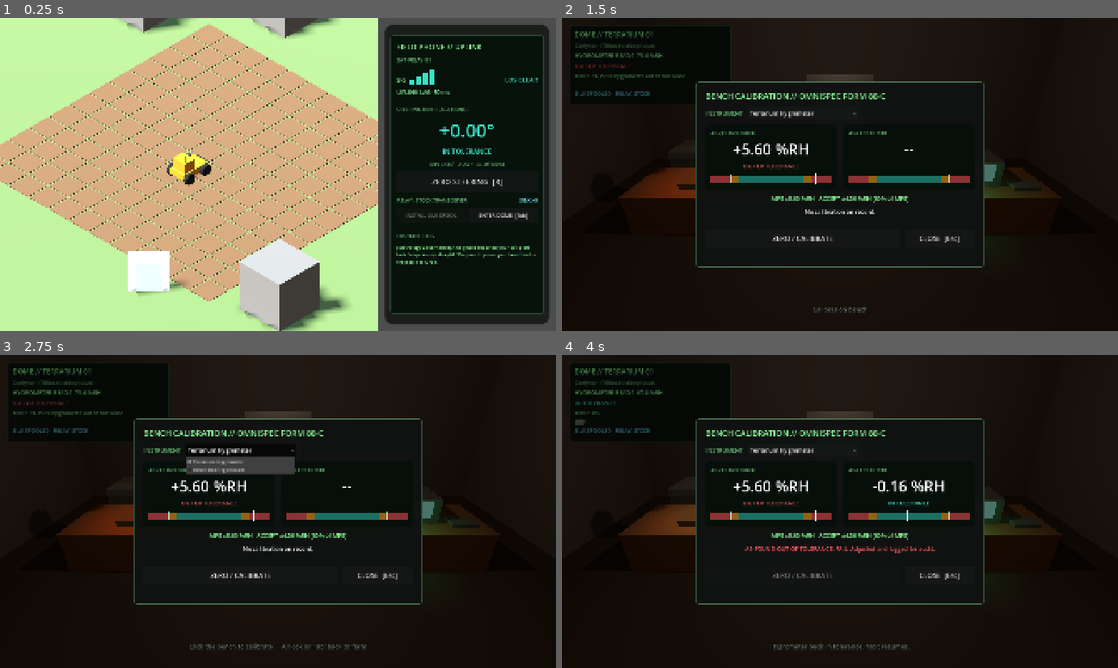
Above: before the commit, frames 1-4 (two rows, left to right).
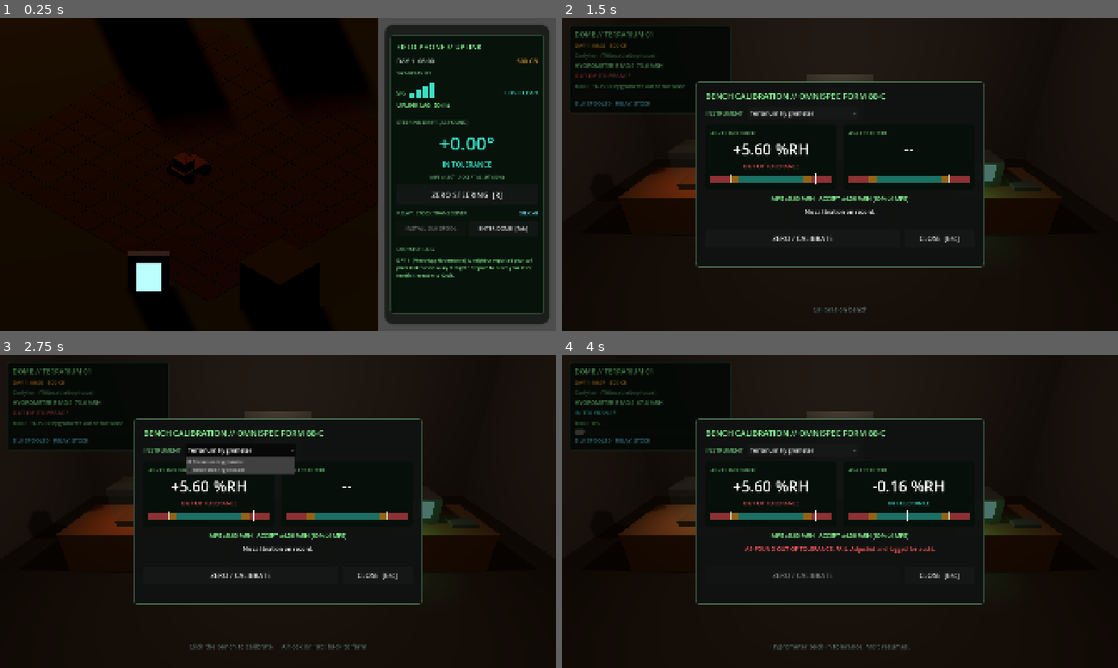
Above: after the commit, the same moments.

Repository: xlockeddown-glitch/out-of-spec
Game: Godot game, scene res://scenes/main_farm.tscn
The game is run twice, just before and just after one commit, with the same random seed, the same clock (stepped at 60 frames per second) and the same inputs.
Inputs (mouse positions are in pixels of both pictures, inside the frame that each line leads up to):
- Up to frame 1 (0.25 s): no input
- Up to frame 2 (1.5 s): click "ENTER DOME [Tab]" at 0.5 s; tap Enter at 1.25 s; move the mouse to (962, 158) at 1.27 s; hold D (rover_steer_right) from 1.28 s (still down); tap Space (rover_till) at 1.35 s; click (962, 158) at 1.42 s
- Up to frame 3 (2.75 s): release D (rover_steer_right) at 2 s; click "Terrarium Hygrometer" at 2 s
- Up to frame 4 (4 s): click "ZERO / CALIBRATE" at 2.75 s; move the mouse to (728, 527) at 3.52 s; hold S (rover_reverse) from 3.53 s (still down); tap R (rover_zero_steering) at 3.6 s

The runs differ from the first frame. In frame 1, 72% of the frame differs, in the area x 0-97%, y 0-100%; in frame 2, 1.1%; in frame 3, 1.1%; in frame 4, 0.8%.

Commit message:
Week 3: day clock, morning dispatches, audits, drop-pod
- GameClock: days run 06:00 to 06:00 (12 real min/day), day_started each
  morning, format_now(); debug F9 skips to the next morning
- GameState: credits (data/economy.json), persistent phone log, one morning
  dispatch per day (no repeats until the deck is used), audit every 5th
  morning (audit_schedule in sensor_drift_config.json)
- AuditEngine: as-found check of each instrument vs MPE; fines from
  compliance_fine (base + per excess ratio + capped repeat surcharge, capped
  total); traceability count of calibrations since the last audit
- Farm: DayNight sun (dawn/noon/dusk/moon, sky + ambient), DropPod with
  AUD-1T lands on audit mornings and leaves at 18:00; phone shows clock and
  credits and replays the phone log after scene swaps
- Dome: clock and credits line; phone messages show as toasts

Co-Authored-By: Claude Opus 5.5 <noreply@anthropic.com>
Claude-Session: https://claude.ai/code/session_01BofB6MbKLctUdnYN5tTGLe

Diff:
--- /dev/null
+++ b/data/economy.json
@@ -0,0 +1,4 @@
+{
+  "starting_credits": 500,
+  "_note": "Placeholder balance until crops sell (Week 4+). Audit fines come out of this."
+}
--- a/data/sensor_drift_config.json
+++ b/data/sensor_drift_config.json
@@ -40,5 +40,10 @@
     "repeat_surcharge_credits": 25,
     "max_repeat_surcharge_credits": 100,
     "max_fine_credits": 350
+  },
+  "audit_schedule": {
+    "cadence_days": 5,
+    "drop_pod_departs_hour": 18,
+    "_note": "Inspector Vance + AUD-1T land every 5th morning (docs/canon.md). Departure hour is a placeholder."
   }
 }
--- a/scenes/dome_interior.tscn
+++ b/scenes/dome_interior.tscn
@@ -289,7 +289,7 @@
 offset_left = 24.0
 offset_top = 24.0
 offset_right = 584.0
-offset_bottom = 300.0
+offset_bottom = 330.0
 theme_override_styles/panel = SubResource("StyleBoxFlat_status")
 
 [node name="VBox" type="VBoxContainer" parent="UI/StatusPanel"]
@@ -301,6 +301,12 @@
 theme_override_colors/font_color = Color(0.55, 1, 0.6, 1)
 theme_override_font_sizes/font_size = 24
 text = "DOME // TERRARIUM 01"
+
+[node name="ClockLabel" type="Label" parent="UI/StatusPanel/VBox"]
+unique_name_in_owner = true
+layout_mode = 2
+theme_override_colors/font_color = Color(0.96, 0.65, 0.14, 1)
+theme_override_font_sizes/font_size = 18
 
 [node name="SpeciesLabel" type="Label" parent="UI/StatusPanel/VBox"]
 unique_name_in_owner = true
--- a/scenes/main_farm.tscn
+++ b/scenes/main_farm.tscn
@@ -7,6 +7,8 @@
 [ext_resource type="Script" uid="uid://bbl4ndy88s6ud" path="res://scripts/camera/iso_camera.gd" id="5_cam"]
 [ext_resource type="PackedScene" path="res://ui/field_phone_hud.tscn" id="6_hud"]
 [ext_resource type="Script" path="res://scripts/world/clickable.gd" id="7_click"]
+[ext_resource type="Script" path="res://scripts/world/day_night.gd" id="8_daynight"]
+[ext_resource type="Script" path="res://scripts/world/drop_pod.gd" id="9_pod"]
 
 [sub_resource type="ProceduralSkyMaterial" id="SkyMat"]
 
@@ -42,6 +44,17 @@
 emission_enabled = true
 emission = Color(0.3, 0.85, 1, 1)
 emission_energy_multiplier = 2.0
+
+[sub_resource type="StandardMaterial3D" id="MatPod"]
+albedo_color = Color(0.78, 0.42, 0.16, 1)
+metallic = 0.4
+roughness = 0.5
+
+[sub_resource type="StandardMaterial3D" id="MatAmberGlow"]
+albedo_color = Color(0.96, 0.65, 0.14, 1)
+emission_enabled = true
+emission = Color(0.96, 0.65, 0.14, 1)
+emission_energy_multiplier = 3.0
 
 [sub_resource type="BoxShape3D" id="AirlockShape"]
 size = Vector3(3, 3, 1.2)
@@ -68,9 +81,11 @@
 [node name="WorldEnvironment" type="WorldEnvironment" parent="WorldView/WorldViewport/World" unique_id=207294089]
 environment = SubResource("Env")
 
-[node name="Sun" type="DirectionalLight3D" parent="WorldView/WorldViewport/World" unique_id=245484382]
+[node name="Sun" type="DirectionalLight3D" parent="WorldView/WorldViewport/World" unique_id=245484382 node_paths=PackedStringArray("environment_node")]
 transform = Transform3D(0.8660254, 0.38302222, -0.32139382, 0, 0.64278764, 0.76604444, 0.5, -0.66341394, 0.5566704, 0, 0, 0)
 shadow_enabled = true
+script = ExtResource("8_daynight")
+environment_node = NodePath("../WorldEnvironment")
 
 [node name="IsoCamera" type="Camera3D" parent="WorldView/WorldViewport/World" unique_id=548626872 node_paths=PackedStringArray("target")]
 current = true
@@ -147,6 +162,49 @@
 position = Vector3(0, 1.25, 0.12)
 size = Vector3(1.8, 2.3, 0.15)
 material = SubResource("MatCyanGlow")
+
+[node name="DropPod" type="Node3D" parent="WorldView/WorldViewport/World" node_paths=PackedStringArray("drone")]
+visible = false
+position = Vector3(-3, 0, 13.5)
+script = ExtResource("9_pod")
+drone = NodePath("AUD1T")
+
+[node name="Hull" type="CSGCylinder3D" parent="WorldView/WorldViewport/World/DropPod"]
+position = Vector3(0, 1.2, 0)
+radius = 1.0
+height = 2.4
+sides = 10
+material = SubResource("MatPod")
+
+[node name="Nose" type="CSGCylinder3D" parent="WorldView/WorldViewport/World/DropPod"]
+position = Vector3(0, 2.9, 0)
+radius = 1.0
+height = 1.0
+sides = 10
+cone = true
+material = SubResource("MatPod")
+
+[node name="Hatch" type="CSGBox3D" parent="WorldView/WorldViewport/World/DropPod"]
+position = Vector3(0, 1.1, 0.95)
+size = Vector3(0.9, 1.5, 0.12)
+material = SubResource("MatAmberGlow")
+
+[node name="AUD1T" type="Node3D" parent="WorldView/WorldViewport/World/DropPod"]
+position = Vector3(1.9, 2.4, 0.6)
+
+[node name="Body" type="CSGSphere3D" parent="WorldView/WorldViewport/World/DropPod/AUD1T"]
+radius = 0.4
+material = SubResource("MatRelay")
+
+[node name="Eye" type="CSGSphere3D" parent="WorldView/WorldViewport/World/DropPod/AUD1T"]
+position = Vector3(0.12, 0, 0.3)
+radius = 0.14
+material = SubResource("MatAmberGlow")
+
+[node name="EyeLight" type="OmniLight3D" parent="WorldView/WorldViewport/World/DropPod/AUD1T"]
+position = Vector3(0.2, 0, 0.6)
+light_color = Color(0.96, 0.65, 0.14, 1)
+omni_range = 3.0
 
 [node name="SatelliteRelay" type="Node3D" parent="WorldView/WorldViewport/World" unique_id=2137581624 node_paths=PackedStringArray("uplink_point", "beacon", "spool_visual")]
 transform = Transform3D(1, 0, 0, 0, 1, 0, 0, 0, 1, -70, 0, -70)
--- a/scripts/autoload/DataManager.gd
+++ b/scripts/autoload/DataManager.gd
@@ -25,6 +25,7 @@
 	&"sensor_drift_config": "res://data/sensor_drift_config.json",
 	&"dialogue_dispatches": "res://data/dialogue_dispatches.json",
 	&"items": "res://data/items.json",
+	&"economy": "res://data/economy.json",
 }
 
 ## Table -> { section -> required fields (besides "id") }.
@@ -44,6 +45,7 @@
 	},
 	&"sensor_drift_config": {},
 	&"items": {},
+	&"economy": {},
 }
 
 var is_loaded: bool = false
--- a/scripts/autoload/GameClock.gd
+++ b/scripts/autoload/GameClock.gd
@@ -1,32 +1,59 @@
 extends Node
 ## In-game time. Autoloaded as `GameClock`.
 ##
-## Week 2: just a running day counter so time-based drift has a source.
-## Week 3 grows this into the morning-to-night cycle (dispatch timing, etc.).
+## A day runs morning to morning: day 1 starts at DAY_START_HOUR (06:00) and
+## each new day starts at the next 06:00, when `day_started` fires (dispatches,
+## audits). Time-based drift is fed from `time_advanced`.
 
 ## Emitted every frame the clock runs, with the in-game days that elapsed.
 signal time_advanced(delta_days: float)
+## Fires at each morning after day 1 (day 1 is "already started" at boot).
 signal day_started(day_index: int)
 
-## Real seconds per in-game day. Placeholder until the Week 3 day loop.
-var seconds_per_day: float = 600.0
+const DAY_START_HOUR: float = 6.0
+## Real seconds per in-game day. Stardew-style pacing; tune by feel.
+const DEFAULT_SECONDS_PER_DAY: float = 720.0
+
+var seconds_per_day: float = DEFAULT_SECONDS_PER_DAY
 var paused: bool = false
 
-## Days since the save started. Day 1 begins at 0.0.
+## Days since the save started. 0.0 = day 1, 06:00.
 var elapsed_days: float = 0.0
 
 
 func _process(delta: float) -> void:
 	if paused or seconds_per_day <= 0.0:
 		return
-	var delta_days: float = delta / seconds_per_day
+	advance(delta / seconds_per_day)
+
+
+## Moves time forward. Drift, molt and day_started all follow from this.
+func advance(delta_days: float) -> void:
+	if delta_days <= 0.0:
+		return
 	var previous_day: int = get_day_index()
 	elapsed_days += delta_days
 	time_advanced.emit(delta_days)
-	if get_day_index() != previous_day:
-		day_started.emit(get_day_index())
+	for day: int in range(previous_day + 1, get_day_index() + 1):
+		day_started.emit(day)
+
+
+## Debug helper: jump to the next 06:00. Sensors drift for the skipped time.
+func skip_to_next_morning() -> void:
+	advance(float(get_day_index()) - elapsed_days)
 
 
 ## 1-based day number.
 func get_day_index() -> int:
 	return floori(elapsed_days) + 1
+
+
+## Hours since midnight, 0.0 to 24.0.
+func get_hour() -> float:
+	return fmod(DAY_START_HOUR + fmod(elapsed_days, 1.0) * 24.0, 24.0)
+
+
+## "DAY 3  14:20"
+func format_now() -> String:
+	var hour: float = get_hour()
+	return "DAY %d  %02d:%02d" % [get_day_index(), floori(hour), floori(fmod(hour, 1.0) * 60.0)]
--- a/scripts/autoload/GameState.gd
+++ b/scripts/autoload/GameState.gd
@@ -9,6 +9,10 @@
 signal silk_changed(spools: int)
 signal relay_changed(slotted: bool)
 signal calibration_recorded(record: Dictionary)
+signal phone_message(text: String)
+signal credits_changed(credits: int)
+signal audit_completed(report: Dictionary)
+signal drop_pod_changed(present: bool)
 
 enum MoltStage { ACTIVE, PRE_MOLT, MOLTED }
 
@@ -16,6 +20,14 @@
 const HYGROMETER_ID: String = "hygrometer"
 const SPECIES_TABLE: StringName = &"tarantula_species"
 const ITEMS_TABLE: StringName = &"items"
+const ECONOMY_TABLE: StringName = &"economy"
+const DRIFT_TABLE: StringName = &"sensor_drift_config"
+const DISPATCH_TABLE: StringName = &"dialogue_dispatches"
+const PHONE_LOG_MAX: int = 40
+const INSTRUMENT_NAMES: Dictionary = {
+	"rover_steering_encoder": "Steering",
+	"hygrometer": "Hygrometer",
+}
 
 # --- Playtest tuning (Week 2 board: keep the loop under two minutes) ---------
 ## Seconds for a full molt while the hygrometer stays within MPE.
@@ -47,6 +59,21 @@
 ## Instrument id -> most recent record (convenience view of cal_log).
 var last_cal_records: Dictionary = {}
 
+## Credits (MegaCorp scrip). Fines come out of this; can go negative.
+var credits: int = 0
+## Phone messages that should survive scene swaps (dispatches, audits).
+var phone_log: Array[String] = []
+## One report per audit (see AuditEngine.evaluate).
+var audit_log: Array[Dictionary] = []
+## instrument_id -> number of audits that fined it (repeat surcharge).
+var offence_counts: Dictionary = {}
+## True from an audit morning until the pod departs that evening.
+var drop_pod_present: bool = false
+var _drop_pod_day: int = 0
+
+var _cal_index_at_last_audit: int = 0
+var _dispatch_deck: Array[Dictionary] = []
+
 ## Farm persistence across swaps.
 var rover_transform: Transform3D = Transform3D.IDENTITY
 var has_rover_transform: bool = false
@@ -61,6 +88,16 @@
 	hygrometer.max_error = hygrometer.mpe * MAX_ERROR_MPE_MULTIPLE
 	hygrometer.error = hygrometer.mpe * HYGROMETER_START_ERROR_RATIO
 	GameClock.time_advanced.connect(_on_time_advanced)
+	GameClock.day_started.connect(_on_day_started)
+	credits = int(DataManager.get_number(ECONOMY_TABLE, "starting_credits", 0.0))
+	_post_morning_dispatch()  # day 1 is already under way at boot
+
+
+func _unhandled_input(event: InputEvent) -> void:
+	# Debug builds only: F9 skips to the next 06:00 (sensors drift for the skipped time).
+	var key := event as InputEventKey
+	if OS.is_debug_build() and key and key.pressed and not key.echo and key.physical_keycode == KEY_F9:
+		GameClock.skip_to_next_morning()
 
 
 func _process(delta: float) -> void:
@@ -108,6 +145,81 @@
 func _on_time_advanced(delta_days: float) -> void:
 	steering.advance_days(delta_days)
 	hygrometer.advance_days(delta_days)
+	# Leaves at the departure hour, or at once if a time skip jumped past that evening.
+	if drop_pod_present and (GameClock.get_day_index() != _drop_pod_day
+			or GameClock.get_hour() >= _schedule("drop_pod_departs_hour", 18.0)):
+		drop_pod_present = false
+		drop_pod_changed.emit(false)
+		post_phone("AUD-1T: Departing. Please remain compliant in our absence.")
+
+
+# --- Phone, dispatches, audits ------------------------------------------------
+
+func post_phone(text: String) -> void:
+	phone_log.append(text)
+	while phone_log.size() > PHONE_LOG_MAX:
+		phone_log.remove_at(0)
+	phone_message.emit(text)
+
+
+func add_credits(amount: int) -> void:
+	credits += amount
+	credits_changed.emit(credits)
+
+
+func _on_day_started(day: int) -> void:
+	_post_morning_dispatch()
+	var cadence: int = int(_schedule("cadence_days", 5.0))
+	if cadence > 0 and day % cadence == 0:
+		_run_audit(day)
+
+
+## One morning dispatch per day, no repeats until the whole deck is used.
+func _post_morning_dispatch() -> void:
+	if _dispatch_deck.is_empty():
+		_dispatch_deck = DataManager.get_records(DISPATCH_TABLE, "morning_dispatches")
+		_dispatch_deck.shuffle()
+	if _dispatch_deck.is_empty():
+		return
+	var entry: Dictionary = _dispatch_deck.pop_back()
+	post_phone("DAY %d  [%s] %s" % [GameClock.get_day_index(), entry.get("sender", "?"), entry.get("text", "")])
+
+
+func _run_audit(day: int) -> void:
+	var since: Array[Dictionary] = []
+	since.assign(cal_log.slice(_cal_index_at_last_audit))
+	_cal_index_at_last_audit = cal_log.size()
+	var sensors: Dictionary = { STEERING_ID: steering, HYGROMETER_ID: hygrometer }
+	var report: Dictionary = AuditEngine.evaluate(day, sensors, offence_counts, since)
+
+	drop_pod_present = true
+	_drop_pod_day = day
+	drop_pod_changed.emit(true)
+	post_phone("AUDIT DAY %d: Inspector Vance and AUD-1T have landed." % day)
+	for line: Dictionary in report["lines"]:
+		var sensor: DriftingSensor = get_sensor(line["instrument_id"])
+		var label: String = "%s %s (%.2f x MPE) %s" % [
+			INSTRUMENT_NAMES.get(line["instrument_id"], line["instrument_id"]),
+			sensor.format_value(line["as_found"]), line["ratio"], DriftingSensor.band_label(line["band"])]
+		if line["fine"] > 0:
+			offence_counts[line["instrument_id"]] = int(offence_counts.get(line["instrument_id"], 0)) + 1
+			label += ": FINE %d CR" % line["fine"]
+		post_phone(label)
+	post_phone("Traceability: %d calibration record(s) since last audit, %d found out of tolerance." % [
+		report["cal_records"], report["cal_fails_found"]])
+	if report["passed"]:
+		post_phone("VANCE: Compliant. Disappointing, frankly.")
+	else:
+		add_credits(-int(report["total_fine"]))
+		var fines: Array[Dictionary] = DataManager.get_records(DISPATCH_TABLE, "audit_fines")
+		var footer: String = fines.pick_random().get("snarky_footer", "") if not fines.is_empty() else ""
+		post_phone("TOTAL FINE %d CR. Balance %d CR. %s" % [report["total_fine"], credits, footer])
+	audit_log.append(report)
+	audit_completed.emit(report)
+
+
+func _schedule(key: String, fallback: float) -> float:
+	return DataManager.get_number(DRIFT_TABLE, "audit_schedule/" + key, fallback)
 
 
 # --- Molt & silk ----------------------------------------------------------------
--- a/scripts/dome/dome_interior.gd
+++ b/scripts/dome/dome_interior.gd
@@ -4,6 +4,8 @@
 
 const DEFAULT_HINT: String = "Click the bench to calibrate  ·  Airlock or Tab: back to farm"
 const TOAST_SECONDS: float = 3.0
+## Long messages (dispatches, audit lines) stay up longer.
+const TOAST_SECONDS_PER_CHAR: float = 0.04
 
 @onready var _bench: Clickable = %BenchClick
 @onready var _airlock: Clickable = %AirlockClick
@@ -11,6 +13,7 @@
 @onready var _spool: Clickable = %SpoolPickup
 @onready var _bench_ui: CalBenchUI = %CalBenchUI
 
+@onready var _clock_label: Label = %ClockLabel
 @onready var _species_label: Label = %SpeciesLabel
 @onready var _hygro_label: Label = %HygroLabel
 @onready var _hygro_band_label: Label = %HygroBandLabel
@@ -29,6 +32,7 @@
 	_terrarium_click.clicked.connect(_on_terrarium_clicked)
 	_spool.clicked.connect(_on_spool_clicked)
 	GameState.calibration_recorded.connect(_on_calibration_recorded)
+	GameState.phone_message.connect(_toast)
 
 	var species: Dictionary = GameState.get_dome_species()
 	_species_label.text = "%s  (%s)" % [_field(species, "common_name", "Unknown"), _field(species, "scientific_name", "Unclassified")]
@@ -44,6 +48,7 @@
 
 
 func _refresh_status() -> void:
+	_clock_label.text = "%s   %d CR" % [GameClock.format_now(), GameState.credits]
 	var hygro: DriftingSensor = GameState.hygrometer
 	var reading: String = "--"
 	var ideal: Variant = GameState.get_dome_species().get("ideal_humidity_pct")
@@ -92,4 +97,4 @@
 
 func _toast(text: String) -> void:
 	_hint_label.text = text
-	_toast_left = TOAST_SECONDS
+	_toast_left = maxf(TOAST_SECONDS, text.length() * TOAST_SECONDS_PER_CHAR)
--- a/scripts/main_farm.gd
+++ b/scripts/main_farm.gd
@@ -1,12 +1,10 @@
 extends Node
-## Composition root for the farm scene. Wires rover / GameState <-> HUD and
-## routes dispatch lines. Holds no gameplay rules of its own.
+## Composition root for the farm scene. Wires rover / GameState <-> HUD.
+## Holds no gameplay rules of its own. Dispatches and audits come from
+## GameState's phone log, so they survive scene swaps.
 
-const DISPATCH_TABLE: StringName = &"dialogue_dispatches"
-const MORNING_SECTION: String = "morning_dispatches"
-
-## Only the first farm visit gets a morning dispatch, not every swap back.
-static var _posted_boot_dispatch: bool = false
+## Phone-log lines replayed into the HUD when the farm loads.
+const LOG_REPLAY_LINES: int = 6
 
 var _had_los: bool = true
 var _last_band: int = DriftingSensor.Band.IN_BAND
@@ -29,15 +27,21 @@
 	# Bound methods so the autoload drops them when this scene is freed.
 	GameState.silk_changed.connect(_on_silk_changed)
 	GameState.relay_changed.connect(_on_relay_changed)
+	GameState.phone_message.connect(_hud.push_log)
+	GameState.credits_changed.connect(_hud.set_credits)
 
 	var relay_name: String = _rover.satellite_relay.relay_name if _rover.satellite_relay else "NO RELAY"
 	_hud.configure(relay_name, _rover.steering.mpe, _rover.steering.acceptance_ratio)
 	_last_band = _rover.get_drift_band()
 	_rover.broadcast_state()
 	_refresh_relay_hud()
-	if not _posted_boot_dispatch:
-		_posted_boot_dispatch = true
-		_post_random_morning_dispatch()
+	_hud.set_credits(GameState.credits)
+	for line: String in GameState.phone_log.slice(-LOG_REPLAY_LINES):
+		_hud.push_log(line)
+
+
+func _process(_delta: float) -> void:
+	_hud.set_clock(GameClock.format_now())
 
 
 func _on_uplink_changed(has_los: bool, quality: float, lag_s: float) -> void:
@@ -91,12 +95,3 @@
 
 func _go_to_dome() -> void:
 	SceneSwitcher.swap_to(SceneSwitcher.DOME_SCENE)
-
-
-## Placeholder for the Week 3 day clock: one random morning dispatch at boot.
-func _post_random_morning_dispatch() -> void:
-	var dispatches: Array[Dictionary] = DataManager.get_records(DISPATCH_TABLE, MORNING_SECTION)
-	if dispatches.is_empty():
-		return
-	var entry: Dictionary = dispatches.pick_random()
-	_hud.push_log("[%s] %s" % [entry.get("sender", "?"), entry.get("text", "")])
--- /dev/null
+++ b/scripts/metrology/audit_engine.gd
@@ -0,0 +1,65 @@
+class_name AuditEngine
+extends RefCounted
+## MegaCorp compliance audit (Inspector Vance + AUD-1T). Pure functions: give
+## it the instruments and history, get back a report. GameState applies it.
+##
+## Rules (data/sensor_drift_config.json):
+##   - Each instrument is checked as found at audit time against its MPE.
+##   - In band or guard band = pass (guard band gets an advisory, no fine).
+##   - Out of tolerance = fined, per instrument:
+##       base_credits
+##     + credits_per_excess_ratio * (|error| / MPE - 1)
+##     + min(repeat_surcharge_credits * prior_offences, max_repeat_surcharge_credits)
+##     capped at max_fine_credits, rounded to whole credits.
+##   - Calibration records since the last audit are listed on the report
+##     (traceability). They don't change the fine; Week 4 Vance may care.
+
+const CONFIG_TABLE: StringName = &"sensor_drift_config"
+
+
+## sensors: instrument_id -> DriftingSensor
+## prior_offences: instrument_id -> int (earlier audits that fined it)
+## cal_records: calibration records since the last audit
+static func evaluate(day: int, sensors: Dictionary, prior_offences: Dictionary, cal_records: Array[Dictionary]) -> Dictionary:
+	var lines: Array[Dictionary] = []
+	var total_fine: int = 0
+	for id_key: Variant in sensors:
+		var instrument_id: String = id_key
+		var sensor: DriftingSensor = sensors[instrument_id]
+		var ratio: float = sensor.get_error_ratio()
+		var band: int = sensor.get_band()
+		var repeats: int = int(prior_offences.get(instrument_id, 0))
+		var fine: int = fine_for(ratio, repeats) if band == DriftingSensor.Band.OUT_OF_TOLERANCE else 0
+		total_fine += fine
+		lines.append({
+			"instrument_id": instrument_id,
+			"as_found": sensor.error,
+			"unit": sensor.error_unit,
+			"mpe": sensor.mpe,
+			"ratio": ratio,
+			"band": band,
+			"prior_offences": repeats,
+			"fine": fine,
+		})
+	return {
+		"day": day,
+		"lines": lines,
+		"total_fine": total_fine,
+		"passed": total_fine == 0,
+		"cal_records": cal_records.size(),
+		"cal_fails_found": cal_records.filter(func(r: Dictionary) -> bool: return not r.get("as_found_in_tolerance", true)).size(),
+	}
+
+
+## Fine in credits for one out-of-tolerance instrument.
+static func fine_for(error_ratio: float, prior_offences: int) -> int:
+	var base: float = _cfg("base_credits", 50.0)
+	var per_excess: float = _cfg("credits_per_excess_ratio", 100.0)
+	var surcharge: float = minf(_cfg("repeat_surcharge_credits", 25.0) * prior_offences,
+		_cfg("max_repeat_surcharge_credits", 100.0))
+	var fine: float = base + per_excess * maxf(error_ratio - 1.0, 0.0) + surcharge
+	return roundi(minf(fine, _cfg("max_fine_credits", 350.0)))
+
+
+static func _cfg(key: String, fallback: float) -> float:
+	return DataManager.get_number(CONFIG_TABLE, "compliance_fine/" + key, fallback)
--- a/scripts/ui/field_phone_hud.gd
+++ b/scripts/ui/field_phone_hud.gd
@@ -29,6 +29,8 @@
 @onready var _spool_label: Label = %SpoolLabel
 @onready var _slot_spool_button: Button = %SlotSpoolButton
 @onready var _dome_button: Button = %DomeButton
+@onready var _clock_label: Label = %ClockLabel
+@onready var _credits_label: Label = %CreditsLabel
 
 
 func _ready() -> void:
@@ -73,6 +75,15 @@
 	_slot_spool_button.disabled = not can_slot
 
 
+func set_clock(text: String) -> void:
+	_clock_label.text = text
+
+
+func set_credits(credits: int) -> void:
+	_credits_label.text = "%d CR" % credits
+	_credits_label.add_theme_color_override("font_color", COLOR_FAIL if credits < 0 else COLOR_WARN)
+
+
 func push_log(line: String) -> void:
 	_log_lines.append(line)
 	while _log_lines.size() > MAX_LOG_LINES:
--- /dev/null
+++ b/scripts/world/day_night.gd
@@ -0,0 +1,41 @@
+class_name DayNight
+extends DirectionalLight3D
+## Drives the farm sun from GameClock: rises at 06:00, peaks at noon, sets at
+## 18:00. Warm at dawn/dusk, dim moonlight at night. Also scales the
+## environment's sky and ambient light so nights read as nights.
+
+const DAWN_HOUR: float = 6.0
+const DUSK_HOUR: float = 18.0
+const COLOR_LOW_SUN := Color(1.0, 0.62, 0.38)
+const COLOR_HIGH_SUN := Color(1.0, 0.97, 0.92)
+const COLOR_MOON := Color(0.55, 0.65, 1.0)
+
+@export var environment_node: WorldEnvironment
+@export var max_elevation_deg: float = 62.0
+@export var day_energy: float = 1.0
+@export var night_energy: float = 0.12
+@export var min_ambient: float = 0.25
+
+
+func _process(_delta: float) -> void:
+	var hour: float = GameClock.get_hour()
+	var t: float = inverse_lerp(DAWN_HOUR, DUSK_HOUR, hour)  # 0 dawn .. 1 dusk
+	var daylight: float = clampf(sin(clampf(t, 0.0, 1.0) * PI), 0.0, 1.0)
+	var is_day: bool = t > 0.0 and t < 1.0
+
+	var elevation: float = maxf(daylight * max_elevation_deg, 10.0)
+	var yaw: float = lerpf(-120.0, 60.0, clampf(t, 0.0, 1.0))
+	rotation_degrees = Vector3(-elevation, yaw, 0.0)
+
+	if is_day:
+		light_energy = lerpf(night_energy, day_energy, sqrt(daylight))
+		light_color = COLOR_LOW_SUN.lerp(COLOR_HIGH_SUN, clampf(daylight * 2.0, 0.0, 1.0))
+	else:
+		light_energy = night_energy
+		light_color = COLOR_MOON
+
+	if environment_node and environment_node.environment:
+		var env: Environment = environment_node.environment
+		var level: float = lerpf(min_ambient, 1.0, daylight)
+		env.background_energy_multiplier = level
+		env.ambient_light_energy = level
--- /dev/null
+++ b/scripts/world/drop_pod.gd
@@ -0,0 +1,46 @@
+class_name DropPod
+extends Node3D
+## MegaCorp drop-pod. Present while GameState.drop_pod_present (audit mornings
+## until evening). Lands from the sky, AUD-1T hovers beside it, lifts off when
+## the audit is over. Visual only; the audit itself runs in GameState.
+
+const DROP_HEIGHT: float = 40.0
+const LAND_SECONDS: float = 1.4
+const BOB_HEIGHT: float = 0.15
+const BOB_HZ: float = 0.6
+
+@export var drone: Node3D
+
+var _rest_position: Vector3
+var _drone_rest: Vector3
+var _time: float = 0.0
+var _tween: Tween
+
+
+func _ready() -> void:
+	_rest_position = position
+	if drone:
+		_drone_rest = drone.position
+	GameState.drop_pod_changed.connect(_on_drop_pod_changed)
+	# Entering the farm mid-audit: already parked, no landing animation.
+	visible = GameState.drop_pod_present
+
+
+func _process(delta: float) -> void:
+	if not visible or drone == null:
+		return
+	_time += delta
+	drone.position = _drone_rest + Vector3.UP * sin(_time * TAU * BOB_HZ) * BOB_HEIGHT
+
+
+func _on_drop_pod_changed(present: bool) -> void:
+	if _tween:
+		_tween.kill()
+	_tween = create_tween().set_trans(Tween.TRANS_QUAD)
+	if present:
+		position = _rest_position + Vector3.UP * DROP_HEIGHT
+		visible = true
+		_tween.set_ease(Tween.EASE_OUT).tween_property(self, "position", _rest_position, LAND_SECONDS)
+	else:
+		_tween.set_ease(Tween.EASE_IN).tween_property(self, "position", _rest_position + Vector3.UP * DROP_HEIGHT, LAND_SECONDS)
+		_tween.tween_callback(hide)
--- a/ui/field_phone_hud.tscn
+++ b/ui/field_phone_hud.tscn
@@ -70,6 +70,27 @@
 theme_override_font_sizes/font_size = 26
 text = "FIELD PHONE // UPLINK"
 
+[node name="ClockRow" type="HBoxContainer" parent="Bezel/Screen/Content"]
+layout_mode = 2
+
+[node name="ClockLabel" type="Label" parent="Bezel/Screen/Content/ClockRow"]
+unique_name_in_owner = true
+layout_mode = 2
+theme_override_colors/font_color = Color(0.85, 0.95, 0.88, 1)
+theme_override_font_sizes/font_size = 22
+text = "DAY 1  06:00"
+
+[node name="ClockSpacer" type="Control" parent="Bezel/Screen/Content/ClockRow"]
+layout_mode = 2
+size_flags_horizontal = 3
+
+[node name="CreditsLabel" type="Label" parent="Bezel/Screen/Content/ClockRow"]
+unique_name_in_owner = true
+layout_mode = 2
+theme_override_colors/font_color = Color(0.96, 0.65, 0.14, 1)
+theme_override_font_sizes/font_size = 22
+text = "0 CR"
+
 [node name="RelayLabel" type="Label" parent="Bezel/Screen/Content"]
 unique_name_in_owner = true
 layout_mode = 2
